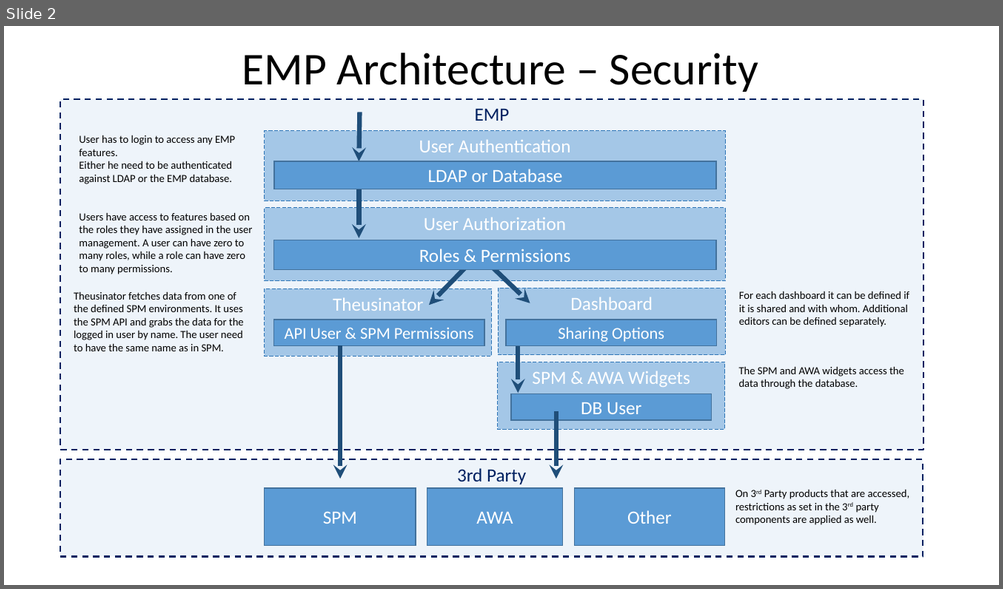
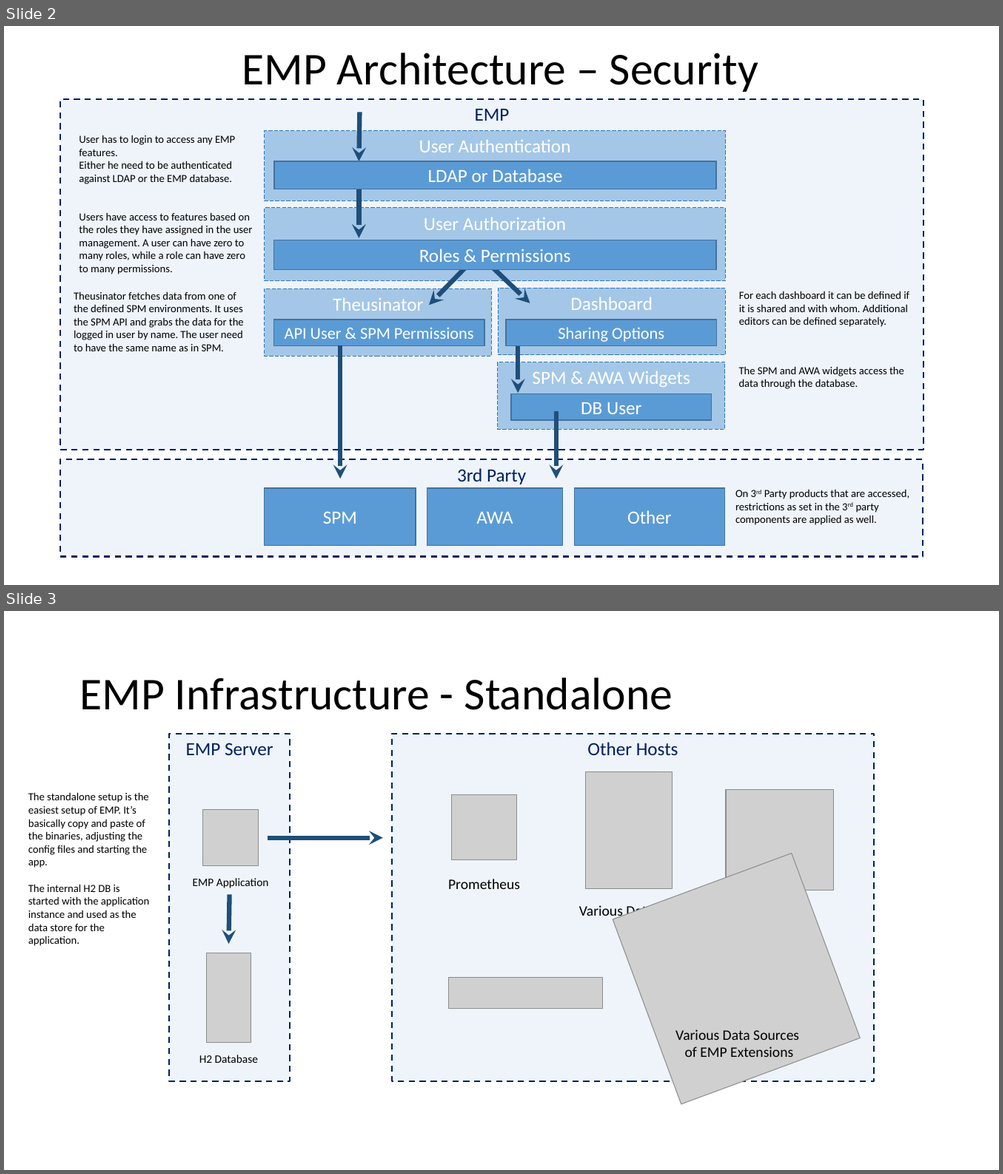
Before and after one commit to xresch/EngineeredMonitoringPlatform, a slide deck: EngineeredMonitoringPlatform/docs/EMP_Architecture.pptx. Shown one above the other, each under a label of ours: slide 2 before the commit, slides 2 and 3 after it. The pictures are 1003x589 and 1003x1174 pixels, drawn with LibreOffice and Linux fonts; fonts in the diff are those of the drawing; grey boxes stand for pictures. Boxes give left, top, right and bottom in pixels: in the first picture for what was removed or moved away, otherwise in the second. Text is boxed around its words. In the diff, an @@ line names an element or a change of style, - is before the commit and + after.

```diff
--- a/EngineeredMonitoringPlatform/docs/EMP_Architecture.pptx
+++ b/EngineeredMonitoringPlatform/docs/EMP_Architecture.pptx
@@ slide 3 added at (4,611,999,1170), background #FFFFFF @@
@@ title added at (79,678,672,710), 44 pt, text #000000 @@
+EMP Infrastructure - Standalone
@@ rectangle added at (170,733,290,1081), fill #DEEBF7 at 50% opacity, outline #002060 1.5 pt dashed, 18 pt, text #002060 @@
+EMP Server
@@ rectangle added at (392,733,875,1081), fill #DEEBF7 at 50% opacity, outline #002060 1.5 pt dashed, 18 pt, text #002060 @@
+Other Hosts
@@ picture added at (585,772,671,889) @@
@@ text added at (28,792,149,946), 10.5 pt, text #000000 @@
+The standalone setup is the easiest setup of EMP. It’s basically copy and paste of the binaries, adjusting the config files and starting the app.
+The internal H2 DB is started with the application instance and used as the data store for the application.
@@ picture added at (203,809,259,866) @@
@@ picture added at (451,795,516,860) @@
@@ picture added at (726,790,834,890) @@
@@ arrow added from (267, 838) to (383, 838), #1F4E79 4.5 pt @@
@@ picture added at (612,854,859,1105) @@
@@ text added at (193,878,269,889), 11 pt, text #000000 @@
+EMP Application
@@ arrow added from (229, 894) to (228, 944), #1F4E79 4.5 pt @@
@@ text added at (448,879,520,889), 14 pt, text #000000 @@
+Prometheus
@@ text added at (579,904,686,920), 14 pt, text #000000 @@
+Various Databases
@@ picture added at (207,954,251,1043) @@
@@ picture added at (449,978,603,1009) @@
@@ text added at (675,1030,799,1057), 14 pt, text #000000 @@
+Various Data Sources
+of EMP Extensions
@@ text added at (199,1055,258,1063), 11 pt, text #000000 @@
+H2 Database
```
Also in this commit, not shown: 1 other slide added.
